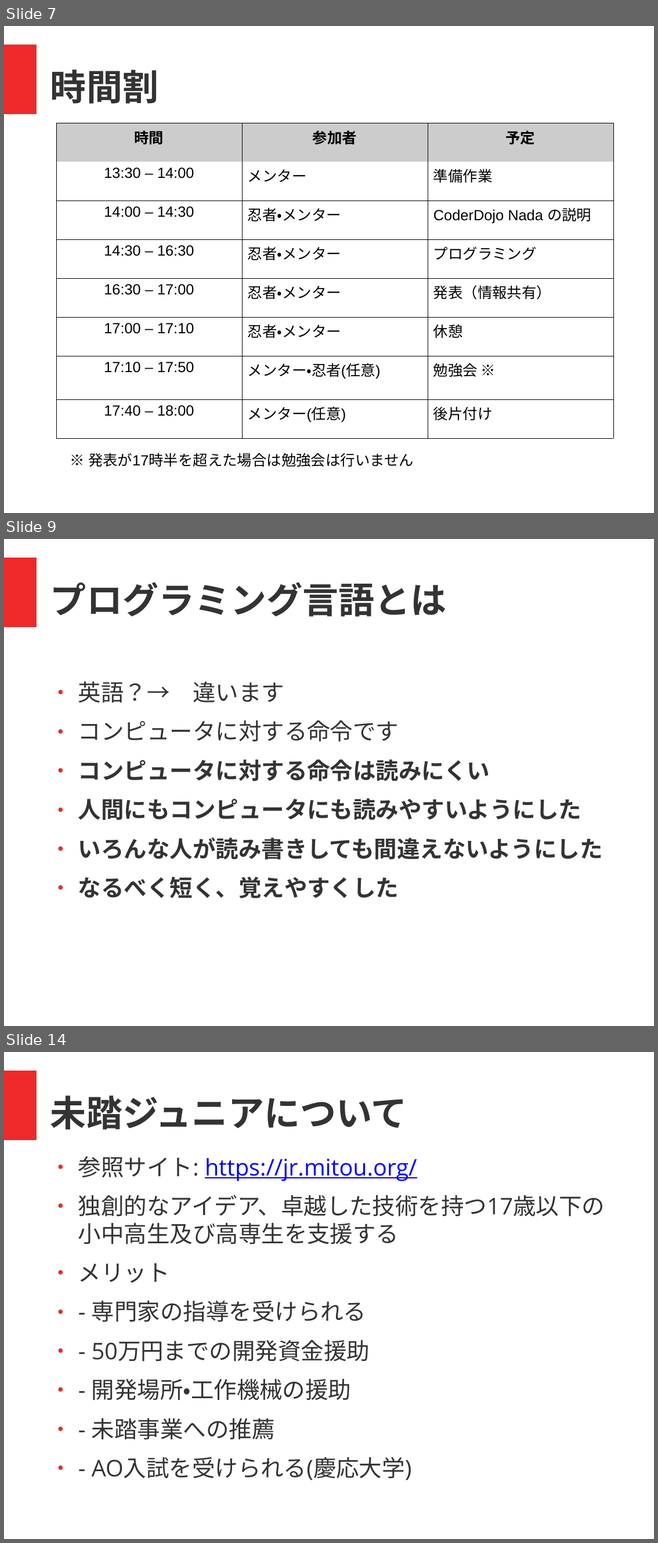
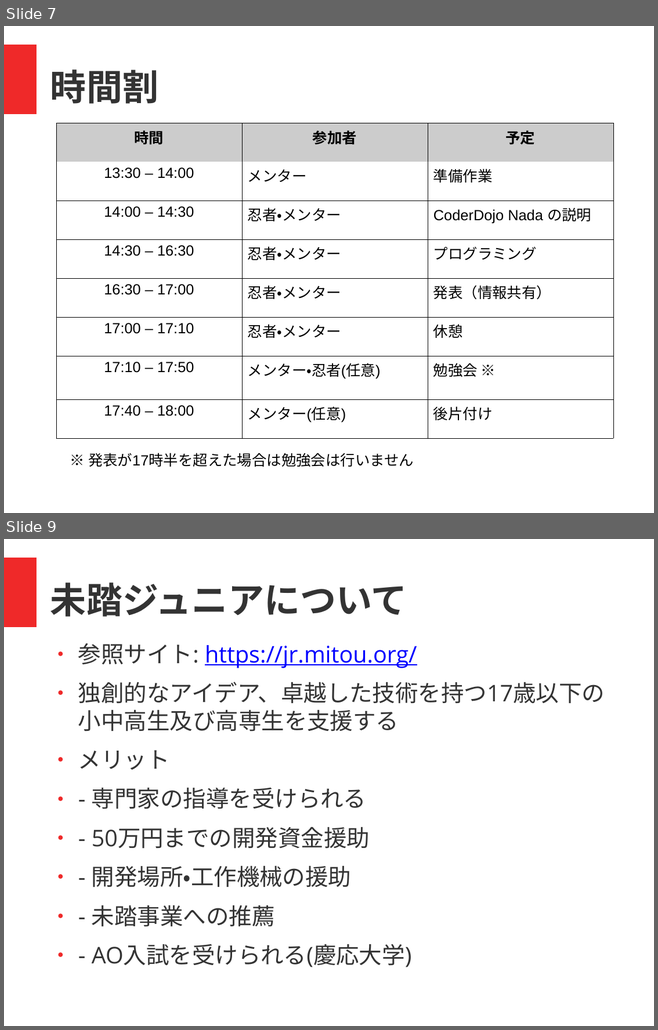
Before and after one commit to coderdojo-nada/resource, a slide deck: guide/coderdojo-nada紹介.odp. Shown one above the other, each under a label of ours: slides 7, 9 and 14 before the commit, slides 7 and 9 after it; the slides between them are not shown. The pictures are 658x1543 and 658x1030 pixels, drawn with LibreOffice and Linux fonts; fonts in the diff are those of the drawing. Boxes give left, top, right and bottom in pixels: in the first picture for what was removed or moved away, otherwise in the second. Text is boxed around its words. In the diff, an @@ line names an element or a change of style, - is before the commit and + after.

```diff
--- a/guide/coderdojo-nada紹介.odp
+++ b/guide/coderdojo-nada紹介.odp
@@ slide 9 removed at <box>4,539,654,1026</box>, background #FFFFFF; not listed: 1 template element that a slide beside it also shows @@
@@ text removed at <box>50,582,447,617</box> @@
-プログラミング言語とは
@@ text removed at <box>78,682,603,899</box> @@
-● 英語？→ 違います
-● コンピュータに対する命令です
-● コンピュータに対する命令は読みにくい
-● 人間にもコンピュータにも読みやすいようにした
-● いろんな人が読み書きしても間違えないようにした
-● なるべく短く、覚えやすくした
@@ what was slide 14 is now slide 9 @@
```
Also in this commit, not shown: 3 slides changed, 4 other slides removed, 1 other file.
